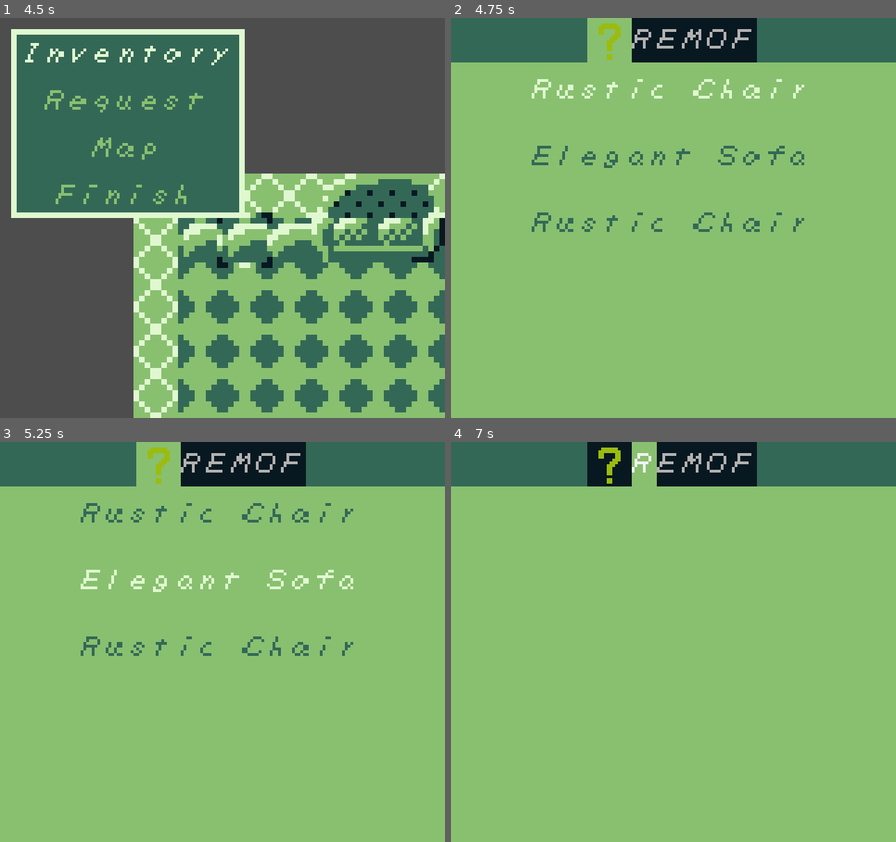
Above: before the commit, frames 1-4 (two rows, left to right).
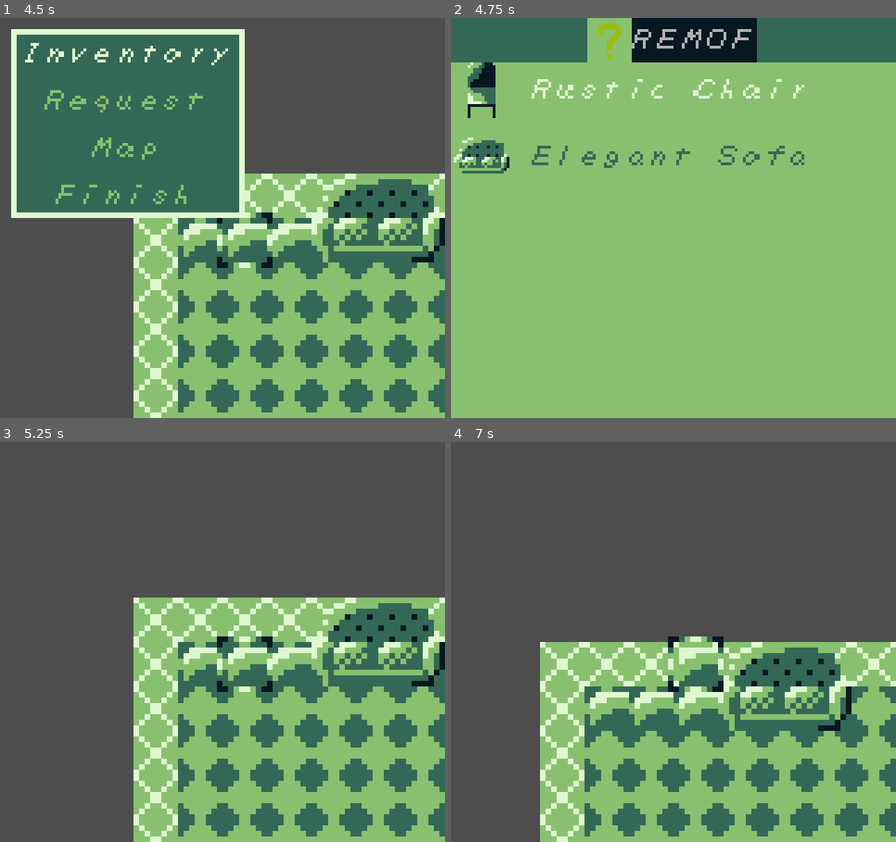
Above: after the commit, the same moments.

Repository: alvesit0/SpaceBetweenWalls
Game: Godot game, scene res://main.tscn
Two runs of this game, one before a commit and one after it. Both use one fixed random seed, a clock stepped at 60 frames per second and the inputs below.
Inputs:
- Up to frame 1 (4.5 s): tap Enter (gboy_a) at 0.5, 0.6, 1.35, 2.3, 2.85, 3.6 s; hold D (dpad_right) 0.53-1.28 s; tap Escape (gboy_start) every 0.75 s from 1.25 to 4.25 s; hold S (dpad_down) 1.28-2.03 s; hold D (dpad_right) 2.03-2.78 s; tap Backspace (gboy_b) at 2.1, 4.35 s; hold W (dpad_up) 2.78-3.53 s; hold A (dpad_left) from 3.53 s (still down)
- Up to frame 2 (4.75 s): keep holding A (dpad_left); tap Enter (gboy_a) at 4.55 s
- Up to frame 3 (5.25 s): release A (dpad_left) at 5.03 s; hold S (dpad_down) from 5.03 s (still down); tap Enter (gboy_a) at 5.1 s
- Up to frame 4 (7 s): release S (dpad_down) at 5.78 s; hold D (dpad_right) 5.78-6.53 s; tap Enter (gboy_a) at 5.85, 6.8 s; hold W (dpad_up) from 6.53 s (still down); tap Backspace (gboy_b) at 6.6 s

Frame 1 is identical in both runs. In frame 2, 1.8% of the frame differs, in the area x 0-80%, y 11-54%; in frame 3, 75%; in frame 4, 77%, in the area x 0-100%, y 0-100%.

Commit message:
ya se pueden seleccionar cosas del menú!!!!1!1!! :O

Diff:
--- a/Main.gd
+++ b/Main.gd
@@ -3,19 +3,14 @@
 @onready var inventory_interface = $HUD/InventoryInterface
 @onready var ingame_menu = $HUD/InventoryInterface/IngameMenu
 @onready var canvas_layer = $HUD
-#@onready var item_list = $InventoryInterface/ItemList
 @onready var player = $Player
-
-# ALVESRAMA
 
 func _ready() -> void:
 	player.toggle_menu.connect(toggle_menu_interface)
-	#Input.mouse_mode = Input.MOUSE_MODE_CAPTURED
 
 func toggle_menu_interface() -> void:
 	inventory_interface.visible = not inventory_interface.visible
 	ingame_menu.visible = inventory_interface.visible
-	#item_list.visible = false
 	if PlayerManager.player.state != PlayerManager.player.States.ITEM_PLACING:
 		PlayerManager.player.state = PlayerManager.player.States.ITEM_PLACING
 	else:
--- a/Placeables.gd
+++ b/Placeables.gd
@@ -1,6 +1,6 @@
 extends TileMap
 
-@export var selector: Area2D
+@export var selector: Selector
 
 func _process(_delta) -> void:
 	if selector:
--- a/Selector.gd
+++ b/Selector.gd
@@ -1,4 +1,6 @@
 extends Area2D
+
+class_name Selector
 
 var tile_size = 8
 var animation_speed = 5
--- a/hud/IngameMenu.gd
+++ b/hud/IngameMenu.gd
@@ -1,24 +1,19 @@
 extends Control
 
 @onready var inventory_button = $PanelContainer/VBoxContainer/Inventory
-#@export var item_list: ListedItemList
 @export var player: Player
 @onready var v_box_container = $PanelContainer/VBoxContainer
 
-const ITEM_LIST := preload("res://hud/item_list.tscn")
+const ITEM_LIST := preload("res://hud/listed_item_list.tscn")
 
 func set_focus() -> void:
 	inventory_button.grab_focus()
 
 func _on_inventory_pressed() -> void:
-	#item_list.set_listed_item_list(player.item_list_data)
 	hide()
-	#item_list.show()
-	#item_list.set_focus()
 	var item_list = ITEM_LIST.instantiate()
 	item_list.set_listed_item_list(player.item_list_data)
 	print(get_parent())
-	print(get_parent().get_parent())
 	get_parent().get_parent().add_child(item_list)
 	PlayerManager.player.state = PlayerManager.player.States.ITEM_LIST_OPENED
 
--- a/hud/ListedItem.gd
+++ b/hud/ListedItem.gd
@@ -1,4 +1,6 @@
 extends Button
+
+class_name ListedItem
 
 signal slot_selected(index: int)
 
--- a/hud/ListedItemList.gd
+++ b/hud/ListedItemList.gd
@@ -20,7 +20,18 @@
 	tabindex = 0
 	set_focus()
 
-func _physics_process(_delta):
+func _input(_event):
+
+	if Input.is_action_just_pressed("gboy_a") \
+	and PlayerManager.player.state == PlayerManager.player.States.ITEM_LIST_OPENED:
+		for child in all_items_container.get_children():
+			if child.has_focus() and child is ListedItem:
+				PlayerManager.player.selected_placeable = child.placeable_data
+				PlayerManager.player.state = PlayerManager.player.States.ITEM_PLACING
+				print(PlayerManager.player.selected_placeable.name)
+				queue_free()
+
+func _process(delta):
 	if Input.is_action_just_pressed("ui_right") \
 	and PlayerManager.player.state == PlayerManager.player.States.ITEM_LIST_OPENED:
 		if tabindex == 5:
@@ -63,6 +74,3 @@
 
 		if item_data:
 			slot.set_slot_data(item_data)
-
-	#if all_items_container.get_child(0):
-	#	all_items_container.get_child(0).focus_neighbor_top = all_items_container.get_child(0).get_path()
--- a/hud/listed_item.tscn
+++ b/hud/listed_item.tscn
@@ -6,10 +6,15 @@
 [node name="ListedItem" type="Button" node_paths=PackedStringArray("texture_rect")]
 texture_filter = 1
 custom_minimum_size = Vector2(160, 20)
-anchors_preset = 15
-anchor_right = 1.0
-anchor_bottom = 1.0
-offset_bottom = -124.0
+anchors_preset = 8
+anchor_left = 0.5
+anchor_top = 0.5
+anchor_right = 0.5
+anchor_bottom = 0.5
+offset_left = -80.0
+offset_top = -10.0
+offset_right = 80.0
+offset_bottom = 10.0
 grow_horizontal = 2
 grow_vertical = 2
 mouse_filter = 2
@@ -25,14 +30,19 @@
 texture_rect = NodePath("TextureRect")
 
 [node name="TextureRect" type="TextureRect" parent="."]
+texture_filter = 1
 custom_minimum_size = Vector2(20, 20)
 layout_mode = 1
-anchors_preset = 4
+anchors_preset = -1
+anchor_left = 0.436
 anchor_top = 0.5
+anchor_right = 0.436
 anchor_bottom = 0.5
+offset_left = -10.0
 offset_top = -10.0
-offset_right = 20.0
+offset_right = 10.0
 offset_bottom = 10.0
+grow_horizontal = 2
 grow_vertical = 2
 expand_mode = 1
 stretch_mode = 5
--- /dev/null
+++ b/hud/selected_item.tscn
@@ -0,0 +1,5 @@
+[gd_scene format=3 uid="uid://dnhj0iulhof0h"]
+
+[node name="SelectedItem" type="PanelContainer"]
+offset_right = 40.0
+offset_bottom = 40.0
--- a/placeable/initial_inventory.tres
+++ b/placeable/initial_inventory.tres
@@ -13,10 +13,6 @@
 script = ExtResource("2_5bhpr")
 placeable_data = ExtResource("3_eqt8s")
 
-[sub_resource type="Resource" id="Resource_urxlv"]
-script = ExtResource("2_5bhpr")
-placeable_data = ExtResource("1_hj2ep")
-
 [resource]
 script = ExtResource("1_87e7x")
-listed_items = Array[ExtResource("2_5bhpr")]([SubResource("Resource_407w4"), SubResource("Resource_modb0"), SubResource("Resource_urxlv")])
+listed_items = Array[ExtResource("2_5bhpr")]([SubResource("Resource_407w4"), SubResource("Resource_modb0")])
--- a/placeable/resources/chair/rustic/rustic_chair.tres
+++ b/placeable/resources/chair/rustic/rustic_chair.tres
@@ -1,10 +1,11 @@
-[gd_resource type="Resource" script_class="PlaceableData" load_steps=6 format=3 uid="uid://8f05jdw6k3iu"]
+[gd_resource type="Resource" script_class="PlaceableData" load_steps=7 format=3 uid="uid://8f05jdw6k3iu"]
 
 [ext_resource type="Resource" uid="uid://dvsjmoyq7024j" path="res://placeable/resources/chair/rustic/rustic_chair_front.tres" id="1_ldfdw"]
 [ext_resource type="Script" path="res://placeable/PlaceableData.gd" id="1_ptbb4"]
 [ext_resource type="Resource" uid="uid://e3vua5xvhnr5" path="res://placeable/resources/chair/rustic/rustic_chair_right.tres" id="2_emnxe"]
 [ext_resource type="Resource" uid="uid://65rwkfrysijo" path="res://placeable/resources/chair/rustic/rustic_chair_back.tres" id="3_she28"]
 [ext_resource type="Resource" uid="uid://dbr28qg7p0bjs" path="res://placeable/resources/chair/rustic/rustic_chair_left.tres" id="4_yn2ef"]
+[ext_resource type="Texture2D" uid="uid://i4lrytnxkdh6" path="res://tiles_resources/chair/rustic_chair_front.png" id="6_ddex8"]
 
 [resource]
 script = ExtResource("1_ptbb4")
@@ -12,3 +13,4 @@
 available_rotations = Array[Resource("res://placeable/RotatedPlaceableData.gd")]([ExtResource("1_ldfdw"), ExtResource("2_emnxe"), ExtResource("3_she28"), ExtResource("4_yn2ef")])
 current_rotation = ExtResource("1_ldfdw")
 price = 30
+texture = ExtResource("6_ddex8")
--- a/placeable/resources/sofa/elegant/elegant_sofa.tres
+++ b/placeable/resources/sofa/elegant/elegant_sofa.tres
@@ -1,10 +1,11 @@
-[gd_resource type="Resource" script_class="PlaceableData" load_steps=6 format=3 uid="uid://dqlytwlk3tm7f"]
+[gd_resource type="Resource" script_class="PlaceableData" load_steps=7 format=3 uid="uid://dqlytwlk3tm7f"]
 
 [ext_resource type="Resource" uid="uid://b656oj8tgcdq7" path="res://placeable/resources/sofa/elegant/elegant_sofa_front.tres" id="1_u36r0"]
 [ext_resource type="Resource" uid="uid://ct02f1aahkwpb" path="res://placeable/resources/sofa/elegant/elegant_sofa_right.tres" id="2_sd7xl"]
 [ext_resource type="Resource" uid="uid://drcqe3t4yrlrq" path="res://placeable/resources/sofa/elegant/elegant_sofa_back.tres" id="3_nk5kg"]
 [ext_resource type="Resource" uid="uid://b61eq2rgrnptc" path="res://placeable/resources/sofa/elegant/elegant_sofa_left.tres" id="4_advnw"]
 [ext_resource type="Script" path="res://placeable/PlaceableData.gd" id="5_kdf3r"]
+[ext_resource type="Texture2D" uid="uid://b3clmuqdspwhb" path="res://tiles_resources/sofa/elegant_sofa_front.png" id="6_y2e51"]
 
 [resource]
 script = ExtResource("5_kdf3r")
@@ -12,3 +13,4 @@
 available_rotations = Array[Resource("res://placeable/RotatedPlaceableData.gd")]([ExtResource("1_u36r0"), ExtResource("2_sd7xl"), ExtResource("3_nk5kg"), ExtResource("4_advnw")])
 current_rotation = ExtResource("1_u36r0")
 price = 80
+texture = ExtResource("6_y2e51")
Not shown: 4 places in hud/listed_item_list.tscn that only renumber resources
Not shown: 1 places in placeable/initial_inventory.tres that only renumber resources
Binary file added: tiles_resources/chair/rustic_chair_front.png
Not shown, added: tiles_resources/chair/rustic_chair_front.png.import
